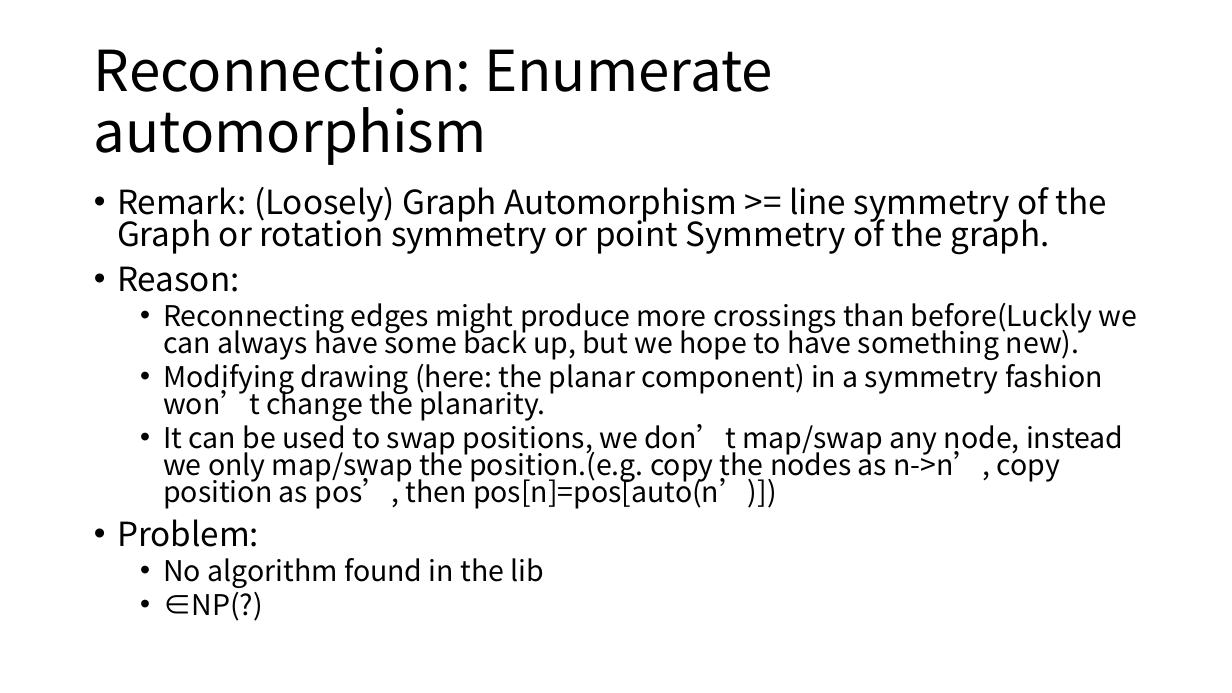
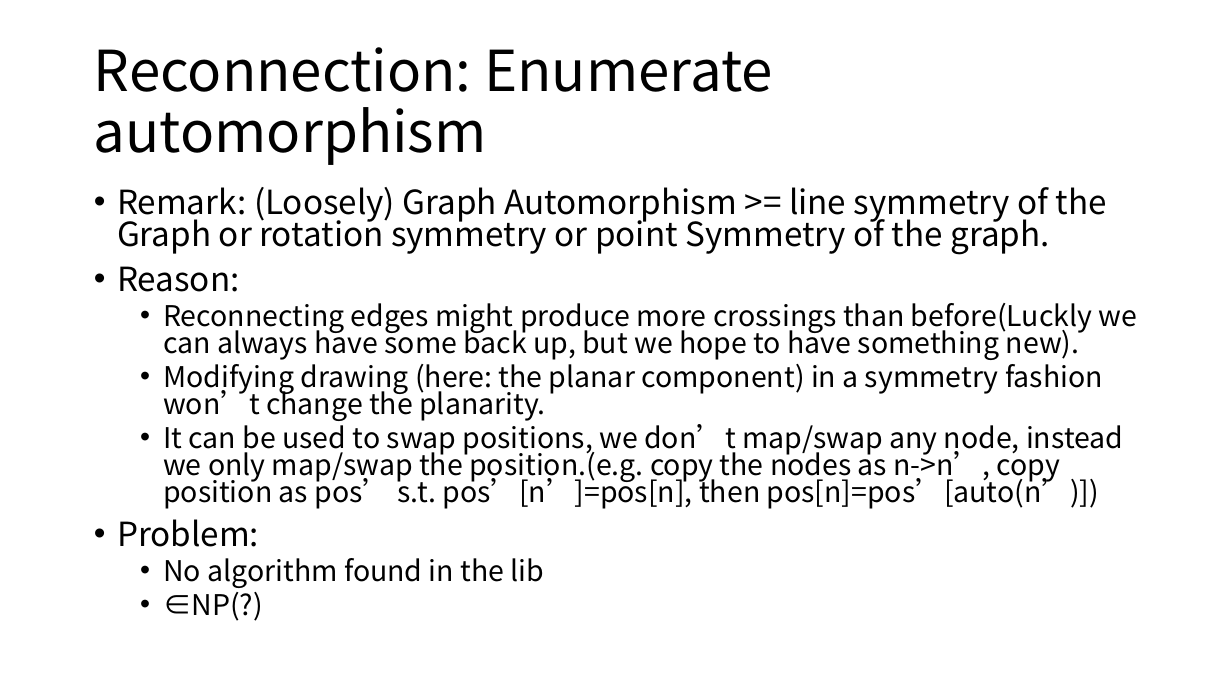
Before and after one commit to Assignmentsymbol/graph_crossing, a slide deck: slide 14 of presentation.pptx. Drawn at 1232x693 pixels with LibreOffice and Linux fonts; fonts in the diff are those of the drawing. Boxes give left, top, right and bottom in pixels: in the first picture for what was removed or moved away, otherwise in the second. Text is boxed around its words. In the diff, an @@ line names an element or a change of style, - is before the commit and + after.

Commit message:
update slides

```diff
--- a/presentation.pptx
+++ b/presentation.pptx
@@ text at box(163, 419, 1123, 509): text changed @@
-  • It can be used to swap positions, we don’t map/swap any node, instead we only map/swap the position.(e.g. copy the nodes as n->n’, copy position as pos’, then pos[n]=pos[auto(n’)])
+  • It can be used to swap positions, we don’t map/swap any node, instead we only map/swap the position.(e.g. copy the nodes as n->n’, copy position as pos’ s.t. pos’[n’]=pos[n], then pos[n]=pos’[auto(n’)])
```
Also in this commit, not shown: 1 other file.
